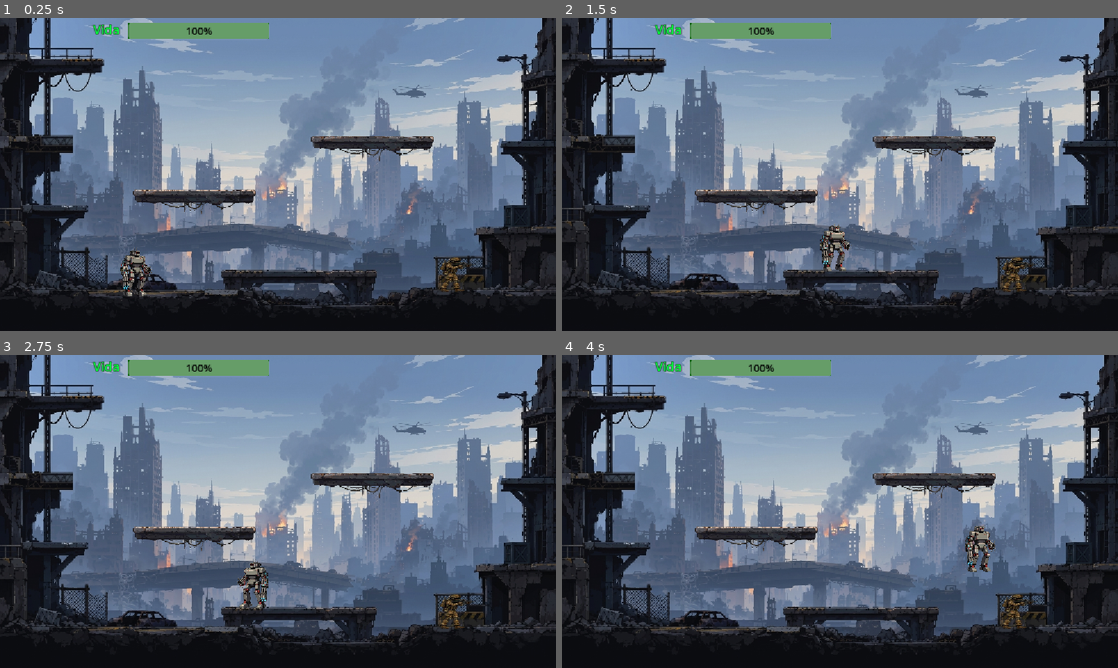
Above: before the commit, frames 1-4 (two rows, left to right).
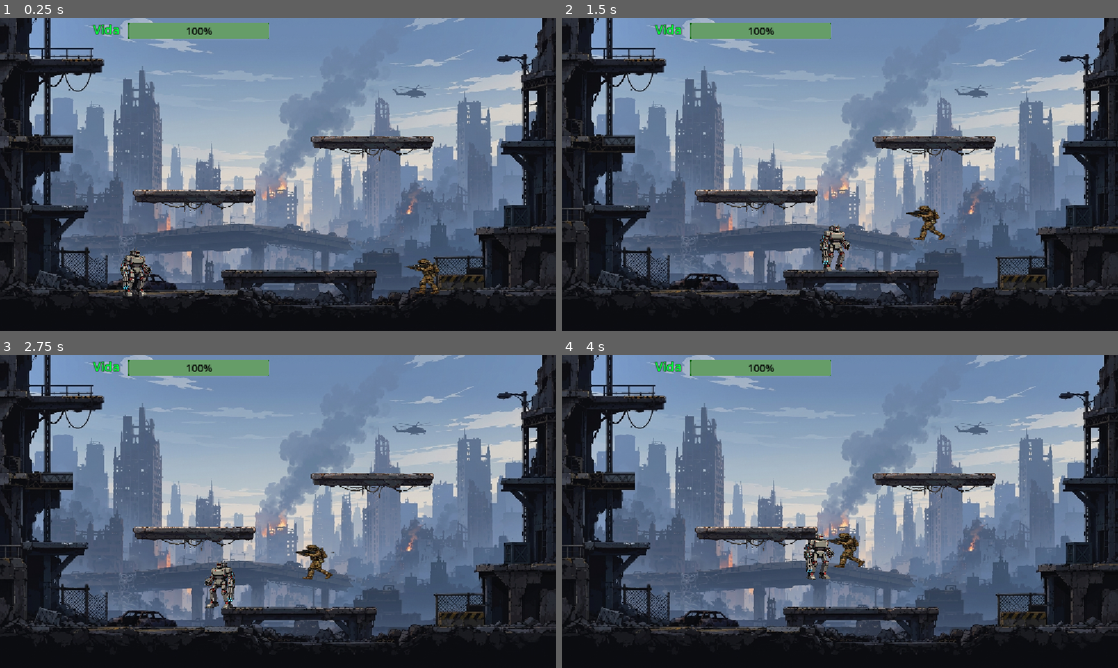
Above: after the commit, the same moments.

Repository: FacuTaTin123/robotdearmas
Game: Godot game, scene res://escena1.tscn
Same seed, same stepped clock (60 frames per second), same inputs: the game is played once before the commit and once after it.
Inputs:
- Up to frame 1 (0.25 s): no input
- Up to frame 2 (1.5 s): hold D from 0.53 s (still down); tap W at 0.77 s
- Up to frame 3 (2.75 s): tap W at 1.52 s; release D at 2.03 s; hold A from 2.03 s (still down)
- Up to frame 4 (4 s): release A at 2.78 s; hold D from 2.78 s (still down); tap W at 3.02, 3.77 s

The runs differ from the first frame. In frame 1, 0.6% of the frame differs, in the area x 72-86%, y 76-89%; in frame 2, 0.6%; in frame 3, 1.6%, in the area x 36-86%, y 60-88%; in frame 4, 1.6%.

Commit message:
el bot se mueve

Diff:
--- a/bot.gd
+++ b/bot.gd
@@ -3,58 +3,115 @@
 @export var velocidad: float = 100.0
 @export var gravedad: float = 1200.0
 
-var jugador: Node2D = null
+@export var punto_a: Marker2D
+@export var punto_b: Marker2D
+
+var objetivo: Marker2D
+var direccion = -1
+
+# Control del salto para comprobar obstáculos
+var comprobando_obstaculo = false
+var posicion_antes_del_salto = 0.0
+var velocidad_salto = -450.0
+
+@onready var raycast: RayCast2D = $RayCast2D
+
+
+func _ready() -> void:
+	# Empezar caminando hacia la izquierda
+	objetivo = punto_a
+	direccion = -1
+
+	$AnimatedSprite2D.flip_h = true
+	raycast.target_position.x = -500
 
 
 func _physics_process(delta: float) -> void:
 
-	# GRAVEDAD
 	if not is_on_floor():
 		velocity.y += gravedad * delta
 	else:
 		velocity.y = 0
 
+	if comprobando_obstaculo:
 
-	# SI NO DETECTÓ AL JUGADOR
-	if jugador == null:
-		velocity.x = 0
-		$AnimatedSprite2D.play("new_animation")
+		# Durante el salto sigue avanzando
+		velocity.x = direccion * velocidad
+
+		# Cuando vuelve al suelo
+		if is_on_floor() and velocity.y >= 0:
+
+			var distancia_recorrida = abs(global_position.x - posicion_antes_del_salto)
+
+			print("Distancia recorrida durante el salto: ", distancia_recorrida)
+
+			# Si casi no avanzó, era una pared
+			if distancia_recorrida < 20:
+
+				print("Es una pared. Cambiando de dirección.")
+
+				direccion *= -1
+
+				if direccion == 1:
+					objetivo = punto_b
+				else:
+					objetivo = punto_a
+
+			else:
+				print("Parece ser un escalón. Continúo.")
+
+			# Terminamos la comprobación
+			comprobando_obstaculo = false
+
+
+		# Mover
+		move_and_slide()
+
+		# Animación
+		$AnimatedSprite2D.play("walk")
+
+		return
+
+	if objetivo == punto_a:
+		direccion = -1
+	else:
+		direccion = 1
+
+	if direccion > 0:
+		$AnimatedSprite2D.flip_h = false
+		raycast.target_position.x = 500
+	else:
+		$AnimatedSprite2D.flip_h = true
+		raycast.target_position.x = -500
+
+	raycast.force_raycast_update()
+
+	if raycast.is_colliding() and is_on_floor():
+
+		print("Obstáculo detectado: ", raycast.get_collider().name)
+
+		# Guardamos dónde estaba antes del salto
+		posicion_antes_del_salto = global_position.x
+
+		# Saltamos
+		velocity.y = velocidad_salto
+
+		# Empezamos la comprobación
+		comprobando_obstaculo = true
 
 	else:
-		# CALCULAR HACIA QUÉ LADO ESTÁ EL JUGADOR
-		var direccion_x = sign(jugador.global_position.x - global_position.x)
 
-		# MOVERSE HACIA EL JUGADOR
-		velocity.x = direccion_x * velocidad
+		velocity.x = direccion * velocidad
 
-		# MIRAR HACIA EL JUGADOR
-		if direccion_x < 0:
-			$AnimatedSprite2D.flip_h = true
-		elif direccion_x > 0:
-			$AnimatedSprite2D.flip_h = false
+	$AnimatedSprite2D.play("walk")
 
-		# ANIMACIÓN
-		if direccion_x != 0:
-			$AnimatedSprite2D.play("default")
-		else:
-			$AnimatedSprite2D.play("new_animation")
-
-
-	# MOVER AL BOT
 	move_and_slide()
 
+	if not comprobando_obstaculo:
 
-func _on_detector_body_entered(body):
-	print("ENTRÓ AL DETECTOR: ", body.name)
+		if abs(global_position.x - objetivo.global_position.x) < 10:
 
-	if body.name == "robot_un_brazo":
-		jugador = body
-		print("JUGADOR DETECTADO")
-
-
-func _on_detector_body_exited(body):
-	print("SALIO DEL DETECTOR: ", body.name)
-
-	if body == jugador:
-		jugador = null
-		print("JUGADOR FUERA DEL RANGO")
+			if objetivo == punto_a:
+				objetivo = punto_b
+			else:
+				objetivo = punto_a
--- a/escena1.tscn
+++ b/escena1.tscn
@@ -7,6 +7,10 @@
 [ext_resource type="Script" uid="uid://c53d83jksqvxo" path="res://bot.gd" id="5_m06ph"]
 [ext_resource type="Texture2D" uid="uid://c5p46uvsrhude" path="res://soldado_con_rifle_caminando_mejor-removebg-preview.png" id="5_yashq"]
 
+[sub_resource type="AtlasTexture" id="AtlasTexture_v6bpe"]
+atlas = ExtResource("3_v6bpe")
+region = Rect2(0, 0, 153, 408)
+
 [sub_resource type="AtlasTexture" id="AtlasTexture_yashq"]
 atlas = ExtResource("3_v6bpe")
 region = Rect2(0, 0, 153, 408)
@@ -22,36 +26,32 @@
 [sub_resource type="AtlasTexture" id="AtlasTexture_6f2m1"]
 atlas = ExtResource("3_v6bpe")
 region = Rect2(306, 0, 153, 408)
-
-[sub_resource type="AtlasTexture" id="AtlasTexture_v6bpe"]
-atlas = ExtResource("3_v6bpe")
-region = Rect2(0, 0, 153, 408)
 
 [sub_resource type="SpriteFrames" id="SpriteFrames_2b3dc"]
 animations = [{
-"frames": [{
-"duration": 0.6,
-"texture": SubResource("AtlasTexture_yashq")
-}, {
-"duration": 1.4,
-"texture": SubResource("AtlasTexture_m06ph")
-}, {
-"duration": 0.6,
-"texture": SubResource("AtlasTexture_mpoy4")
-}, {
-"duration": 1.4,
-"texture": SubResource("AtlasTexture_6f2m1")
-}],
-"loop": 1,
-"name": &"default",
-"speed": 5.0
-}, {
 "frames": [{
 "duration": 1.0,
 "texture": SubResource("AtlasTexture_v6bpe")
 }],
 "loop": 1,
-"name": &"new_animation",
+"name": &"idle",
+"speed": 5.0
+}, {
+"frames": [{
+"duration": 0.6,
+"texture": SubResource("AtlasTexture_yashq")
+}, {
+"duration": 1.4,
+"texture": SubResource("AtlasTexture_m06ph")
+}, {
+"duration": 0.6,
+"texture": SubResource("AtlasTexture_mpoy4")
+}, {
+"duration": 1.4,
+"texture": SubResource("AtlasTexture_6f2m1")
+}],
+"loop": 1,
+"name": &"walk",
 "speed": 5.0
 }]
 
@@ -87,9 +87,6 @@
 
 [sub_resource type="RectangleShape2D" id="RectangleShape2D_t617m"]
 size = Vector2(166.5, 15)
-
-[sub_resource type="StyleBoxFlat" id="StyleBoxFlat_v6bpe"]
-bg_color = Color(0, 0.35686275, 0.011764706, 1)
 
 [sub_resource type="LabelSettings" id="LabelSettings_m1bsk"]
 resource_name = "Vida"
@@ -98,6 +95,13 @@
 outline_size = 5
 outline_color = Color(0.17163706, 0.17163706, 0.17163703, 1)
 
+[sub_resource type="StyleBoxFlat" id="StyleBoxFlat_v6bpe"]
+bg_color = Color(0, 0.35686275, 0.011764706, 1)
+
+[sub_resource type="AtlasTexture" id="AtlasTexture_ptqtj"]
+atlas = ExtResource("5_yashq")
+region = Rect2(10, 0, 87, 353)
+
 [sub_resource type="AtlasTexture" id="AtlasTexture_vbn67"]
 atlas = ExtResource("5_yashq")
 region = Rect2(10, 0, 87, 353)
@@ -129,48 +133,44 @@
 [sub_resource type="AtlasTexture" id="AtlasTexture_n0iaw"]
 atlas = ExtResource("5_yashq")
 region = Rect2(532, 0, 87, 353)
-
-[sub_resource type="AtlasTexture" id="AtlasTexture_ptqtj"]
-atlas = ExtResource("5_yashq")
-region = Rect2(10, 0, 87, 353)
 
 [sub_resource type="SpriteFrames" id="SpriteFrames_m1bsk"]
 animations = [{
-"frames": [{
-"duration": 1.3,
-"texture": SubResource("AtlasTexture_vbn67")
-}, {
-"duration": 1.3,
-"texture": SubResource("AtlasTexture_afjys")
-}, {
-"duration": 1.3,
-"texture": SubResource("AtlasTexture_62dkq")
-}, {
-"duration": 1.3,
-"texture": SubResource("AtlasTexture_fvla6")
-}, {
-"duration": 1.3,
-"texture": SubResource("AtlasTexture_o0tgp")
-}, {
-"duration": 1.3,
-"texture": SubResource("AtlasTexture_pu64u")
-}, {
-"duration": 1.3,
-"texture": SubResource("AtlasTexture_xiu5j")
-}, {
-"duration": 1.3,
-"texture": SubResource("AtlasTexture_n0iaw")
-}],
-"loop": 1,
-"name": &"default",
-"speed": 5.0
-}, {
 "frames": [{
 "duration": 1.0,
 "texture": SubResource("AtlasTexture_ptqtj")
 }],
 "loop": 1,
-"name": &"new_animation",
+"name": &"idle",
+"speed": 5.0
+}, {
+"frames": [{
+"duration": 1.3,
+"texture": SubResource("AtlasTexture_vbn67")
+}, {
+"duration": 1.3,
+"texture": SubResource("AtlasTexture_afjys")
+}, {
+"duration": 1.3,
+"texture": SubResource("AtlasTexture_62dkq")
+}, {
+"duration": 1.3,
+"texture": SubResource("AtlasTexture_fvla6")
+}, {
+"duration": 1.3,
+"texture": SubResource("AtlasTexture_o0tgp")
+}, {
+"duration": 1.3,
+"texture": SubResource("AtlasTexture_pu64u")
+}, {
+"duration": 1.3,
+"texture": SubResource("AtlasTexture_xiu5j")
+}, {
+"duration": 1.3,
+"texture": SubResource("AtlasTexture_n0iaw")
+}],
+"loop": 1,
+"name": &"walk",
 "speed": 5.0
 }]
 
@@ -195,8 +195,8 @@
 position = Vector2(281.94363, 525.76935)
 scale = Vector2(0.44370767, 0.47435963)
 sprite_frames = SubResource("SpriteFrames_2b3dc")
-autoplay = "default"
-frame_progress = 0.40318063
+animation = &"idle"
+autoplay = "walk"
 
 [node name="CollisionShape2D" type="CollisionShape2D" parent="robot_un_brazo" unique_id=1256581956]
 visible = false
@@ -239,6 +239,7 @@
 texture = ExtResource("4_v6bpe")
 
 [node name="CollisionShape2D" type="CollisionShape2D" parent="plataformas" unique_id=641877118]
+visible = false
 position = Vector2(400, 368)
 shape = SubResource("RectangleShape2D_2b3dc")
 
@@ -273,6 +274,14 @@
 shape = SubResource("RectangleShape2D_t617m")
 
 [node name="CanvasLayer" type="CanvasLayer" parent="." unique_id=818263662]
+
+[node name="TextoVida" type="Label" parent="CanvasLayer" unique_id=213572917]
+offset_left = 193.0
+offset_top = 6.0
+offset_right = 333.0
+offset_bottom = 42.0
+text = "Vida"
+label_settings = SubResource("LabelSettings_m1bsk")
 
 [node name="BarraVida" type="ProgressBar" parent="CanvasLayer" unique_id=2123075423]
 offset_left = 266.0
@@ -285,37 +294,40 @@
 theme_override_styles/background = SubResource("StyleBoxFlat_v6bpe")
 value = 100.0
 
-[node name="TextoVida" type="Label" parent="." unique_id=213572917]
-offset_left = 193.0
-offset_top = 6.0
-offset_right = 333.0
-offset_bottom = 29.0
-text = "Vida"
-label_settings = SubResource("LabelSettings_m1bsk")
-
-[node name="bot" type="CharacterBody2D" parent="." unique_id=1929282254]
+[node name="bot" type="CharacterBody2D" parent="." unique_id=1929282254 node_paths=PackedStringArray("punto_a", "punto_b")]
 script = ExtResource("5_m06ph")
+punto_a = NodePath("../punto a")
+punto_b = NodePath("../punto b")
 
 [node name="AnimatedSprite2D" type="AnimatedSprite2D" parent="bot" unique_id=771263411]
-position = Vector2(944.375, 528.875)
+position = Vector2(903, 525)
 scale = Vector2(0.92816114, 0.5601983)
 sprite_frames = SubResource("SpriteFrames_m1bsk")
-animation = &"new_animation"
-autoplay = "new_animation"
+animation = &"walk"
+autoplay = "idle"
+frame_progress = 0.17659493
 
 [node name="CollisionShape2D" type="CollisionShape2D" parent="bot" unique_id=1474613365]
 visible = false
-position = Vector2(941.875, 526.4375)
+position = Vector2(897, 518)
 shape = SubResource("RectangleShape2D_ha12j")
 
 [node name="detector" type="Area2D" parent="bot" unique_id=1800525550]
 collision_layer = 0
 
-[node name="RayCast2D" type="RayCast2D" parent="bot/detector" unique_id=970062834]
-
 [node name="CollisionShape2D" type="CollisionShape2D" parent="bot/detector" unique_id=1327239750]
 visible = false
 position = Vector2(940, 527)
 shape = SubResource("CircleShape2D_m1bsk")
 
+[node name="RayCast2D" type="RayCast2D" parent="bot" unique_id=1148071263]
+position = Vector2(905, 495)
+target_position = Vector2(-500, 0)
+
+[node name="punto a" type="Marker2D" parent="." unique_id=1846775587]
+position = Vector2(43, 508)
+
+[node name="punto b" type="Marker2D" parent="." unique_id=1238793219]
+position = Vector2(1136, 498)
+
 [connection signal="body_entered" from="bot/detector" to="robot_un_brazo" method="_on_detector_body_entered"]
--- a/robot_un_brazo.gd
+++ b/robot_un_brazo.gd
@@ -72,9 +72,9 @@
 
 	# ANIMACIÓN
 	if direccion_x != 0 and is_on_floor():
-		$Sprite2D.play("default")
+		$Sprite2D.play("walk")
 	else:
-		$Sprite2D.play("new_animation")
+		$Sprite2D.play("idle")
 
 	# DETECTAR CUANDO SE APRETA W
 	var w_presionada = Input.is_key_pressed(KEY_W)
@@ -96,8 +96,6 @@
 	# DETECTAR ATERRIZAJE
 	if is_on_floor() and estaba_en_el_aire:
 
-		print("Velocidad de caída:", velocidad_caida_maxima)
-
 		if velocidad_caida_maxima > 900:
 			recibir_daño(daño_caida)
 
